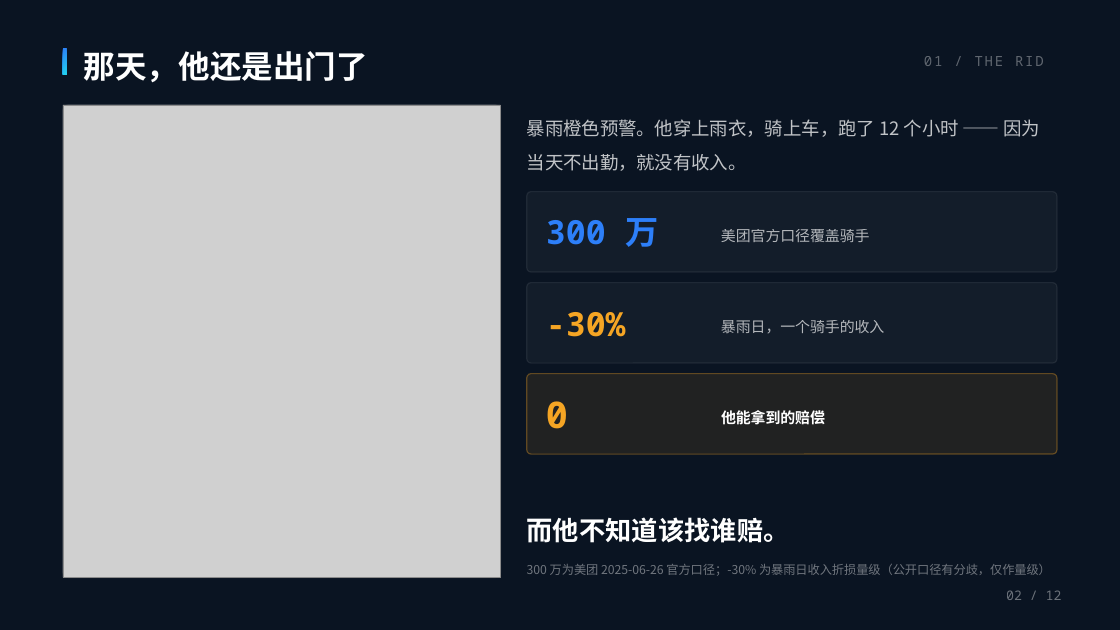
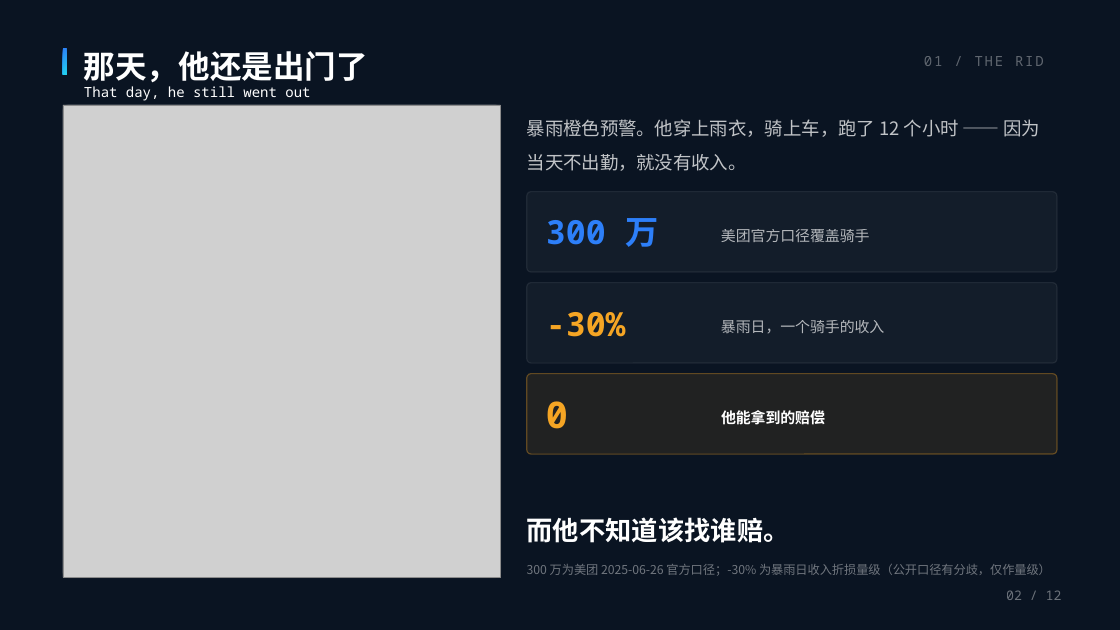
Before and after one commit to juice-butterfly/rainproof, a slide deck: slide 2 of 提交材料/雨证-路演PPT-叙事版-修订5.pptx. Drawn at 1120x630 pixels with LibreOffice and Linux fonts; fonts in the diff are those of the drawing; grey boxes stand for pictures. Boxes give left, top, right and bottom in pixels: in the first picture for what was removed or moved away, otherwise in the second. Text is boxed around its words. In the diff, an @@ line names an element or a change of style, - is before the commit and + after.

```diff
--- a/提交材料/雨证-路演PPT-叙事版-修订5.pptx
+++ b/提交材料/雨证-路演PPT-叙事版-修订5.pptx
@@ text added at (84, 86, 310, 101), 12 pt, text #FFFFFF @@
+That day, he still went out
```
Also in this commit, not shown: 12 other slides changed, 9 other files.
